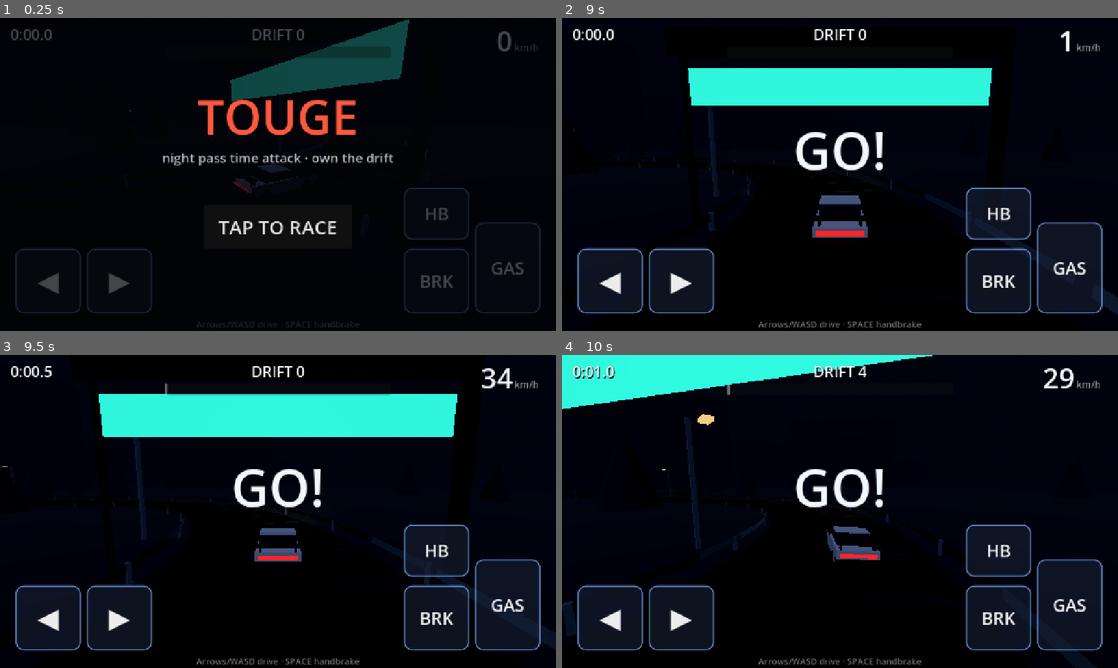
Above: before the commit, frames 1-4 (two rows, left to right).
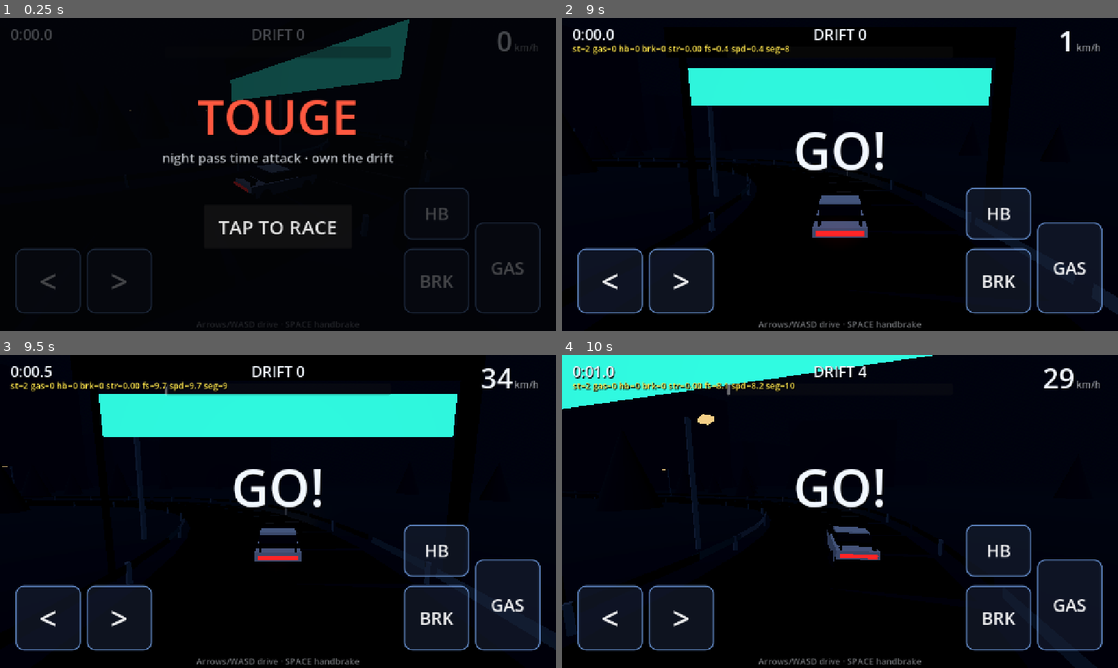
Above: after the commit, the same moments.

Repository: Thefreatbandz/touge
Game: Godot game, scene res://scenes/main.tscn
Same seed, same stepped clock (60 frames per second), same inputs: the game is played once before the commit and once after it.
Inputs (mouse positions are in pixels of both pictures, inside the frame that each line leads up to):
- Up to frame 1 (0.25 s): no input
- Up to frame 2 (9 s): click "GAS" at 0.5 s; click (612, 280) at 1.25 s, where only the run before the commit has a clickable "◀"; click (612, 280) at 2 s, where only the run after the commit has a clickable "<"; click (678, 280) at 2.75 s, where only the run before the commit has a clickable "▶"; click (678, 280) at 3.5 s, where only the run after the commit has a clickable ">"; click "BRK" at 4.25 s; click "HB" at 5 s; hold Right 5.78-6.5 s; tap Space at 6.02, 7.52, 8.75 s; click "TAP TO RACE" at 6.5 s; hold Down 7.28-8.03 s; tap Enter at 8 s; hold Right 8.03-8.78 s; hold Up from 8.78 s (still down)
- Up to frame 3 (9.5 s): keep holding Up; tap Space at 9.02 s
- Up to frame 4 (10 s): release Up at 9.53 s; hold Left from 9.53 s (still down); tap Space at 9.77 s

The runs differ from the first frame. In frame 1, 0.2% of the frame differs, in the area x 6-24%, y 81-88%; in frame 2, 0.8%; in frame 3, 0.8%; in frame 4, 0.9%, in the area x 1-42%, y 8-89%.

Commit message:
TOUGE: debug overlay (temporary) + GO banner fix + arrow glyphs

Diff:
--- a/scripts/hud.gd
+++ b/scripts/hud.gd
@@ -19,6 +19,7 @@
 var _result_panel: Control
 var _result_l: Label
 var _hint_l: Label
+var _dbg_l: Label  # TEMPORARY diagnostic overlay
 
 func _ready() -> void:
 	layer = 10
@@ -89,8 +90,8 @@
 	_prog.show_percentage = false
 	add_child(_prog)
 	# steering (bottom-left)
-	var bl := _mk_button("◀", Vector2(36, 720 - 190), Vector2(150, 150), 64)
-	var br := _mk_button("▶", Vector2(200, 720 - 190), Vector2(150, 150), 64)
+	var bl := _mk_button("<", Vector2(36, 720 - 190), Vector2(150, 150), 72)
+	var br := _mk_button(">", Vector2(200, 720 - 190), Vector2(150, 150), 72)
 	bl.button_down.connect(func(): t_steer_l = true)
 	bl.button_up.connect(func(): t_steer_l = false)
 	br.button_down.connect(func(): t_steer_r = true)
@@ -115,6 +116,10 @@
 	_hint_l.custom_minimum_size = Vector2(1280, 28)
 	_hint_l.modulate = Color(1, 1, 1, 0.45)
 	add_child(_hint_l)
+	# TEMPORARY diagnostic overlay
+	_dbg_l = _mk_label("", 20, Vector2(24, 56))
+	_dbg_l.add_theme_color_override("font_color", Color(1.0, 0.9, 0.3))
+	add_child(_dbg_l)
 	# title overlay
 	_title_panel = _mk_dim()
 	var tt := _mk_label("TOUGE", 110, Vector2(0, 150), HORIZONTAL_ALIGNMENT_CENTER)
@@ -186,6 +191,9 @@
 func hide_results() -> void:
 	_result_panel.visible = false
 
+func set_dbg(t: String) -> void:
+	_dbg_l.text = t
+
 func _fmt_time(s: float) -> String:
 	var m := int(s) / 60
 	var sec := s - m * 60
--- a/scripts/main.gd
+++ b/scripts/main.gd
@@ -20,6 +20,7 @@
 var _seed := 0
 var _best := 0.0
 var _title_orbit := 0.0
+var _go_t := 0.0
 
 func _ready() -> void:
 	_build_world_fx()
@@ -140,9 +141,13 @@
 					_state = State.RACING
 					_race_t = 0.0
 					_car.active = true
+					_go_t = 0.0
 			_follow_cam(dt)
 		State.RACING:
 			_race_t += dt
+			_go_t += dt
+			if _go_t > 1.2:
+				_hud.set_center("")
 			var steer := _hud.touch_steer()
 			var gas := 1.0 if _hud.t_gas else 0.0
 			var brake := 1.0 if _hud.t_brake else 0.0
@@ -165,6 +170,10 @@
 			_smoke.emitting = _car.drifting
 			_hud.set_hud(_race_t, _car.drift_score, _car.speed_kmh(),
 				_track.progress_of(_car._seg))
+			# TEMPORARY diagnostic overlay
+			_hud.set_dbg("st=%d gas=%d hb=%d brk=%d str=%.2f fs=%.1f spd=%.1f seg=%d" % [
+				_state, int(_hud.t_gas), int(_hud.t_hb), int(_hud.t_brake),
+				_hud.touch_steer(), _car.f_speed, _car.vel.length(), _car._seg])
 			if _car._seg >= _track.finish_idx:
 				_finish()
 		State.FINISHED:
--- /dev/null
+++ b/tests/button_test.gd
@@ -0,0 +1,31 @@
+extends Node
+## Repro: drive via the actual GAS Button's button_down signal (like a real press).
+
+var _main = null
+var _frame := 0
+var _gas_btn: Button = null
+
+func _ready() -> void:
+	var ps: PackedScene = load("res://scenes/main.tscn")
+	_main = ps.instantiate()
+	add_child(_main)
+	_main._on_start()
+	_main._state = 2
+	_main._car.active = true
+	# find the GAS button among the hud's children
+	for c in _main._hud.get_children():
+		if c is Button and c.text == "GAS":
+			_gas_btn = c
+	print("GAS button found: ", _gas_btn != null)
+	_gas_btn.emit_signal("button_down")
+	print("t_gas after button_down: ", _main._hud.t_gas)
+
+func _process(_dt: float) -> void:
+	_frame += 1
+	if _frame == 300:
+		print("f=300 t_gas=", _main._hud.t_gas, " fspeed=", _main._car.f_speed,
+			" vel=", _main._car.vel, " seg=", _main._car._seg)
+	if _frame == 600:
+		print("f=600 t_gas=", _main._hud.t_gas, " fspeed=", _main._car.f_speed,
+			" vel=", _main._car.vel, " seg=", _main._car._seg,
+			" pos=", _main._car.global_position)
--- /dev/null
+++ b/tests/button_test.tscn
@@ -0,0 +1,6 @@
+[gd_scene load_steps=2 format=3]
+
+[ext_resource type="Script" path="res://tests/button_test.gd" id="1"]
+
+[node name="ButtonTest" type="Node"]
+script = ExtResource("1")
Not shown, added: build/web/index.apple-touch-icon.png.import
Not shown, added: build/web/index.icon.png.import
Not shown, added: build/web/index.png.import
Not shown, added: docs/touge.apple-touch-icon.png.import
Not shown, added: docs/touge.icon.png.import
Not shown, added: docs/touge.png.import
Not shown, added: tests/button_test.gd.uid
Not shown, changed: build/web/index.html
Not shown, changed: build/web/index.pck
Not shown, changed: docs/index.html
Not shown, changed: docs/touge.html
Not shown, changed: docs/touge.pck
